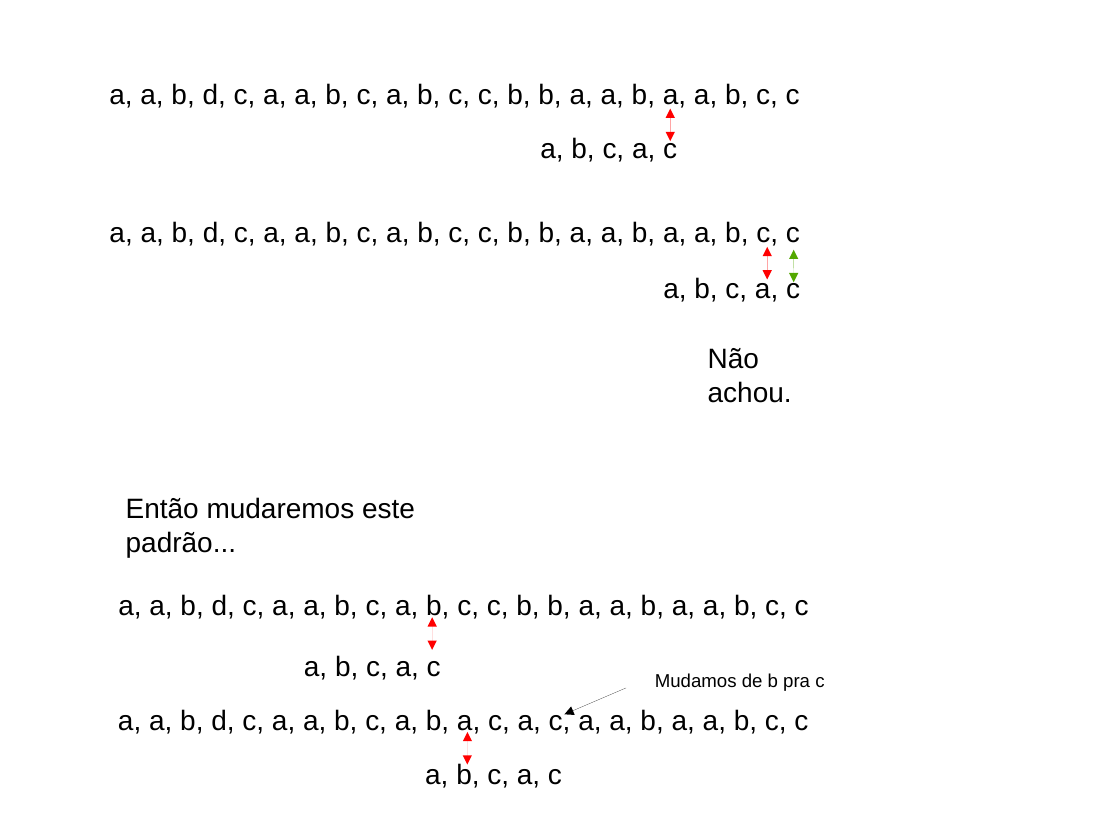
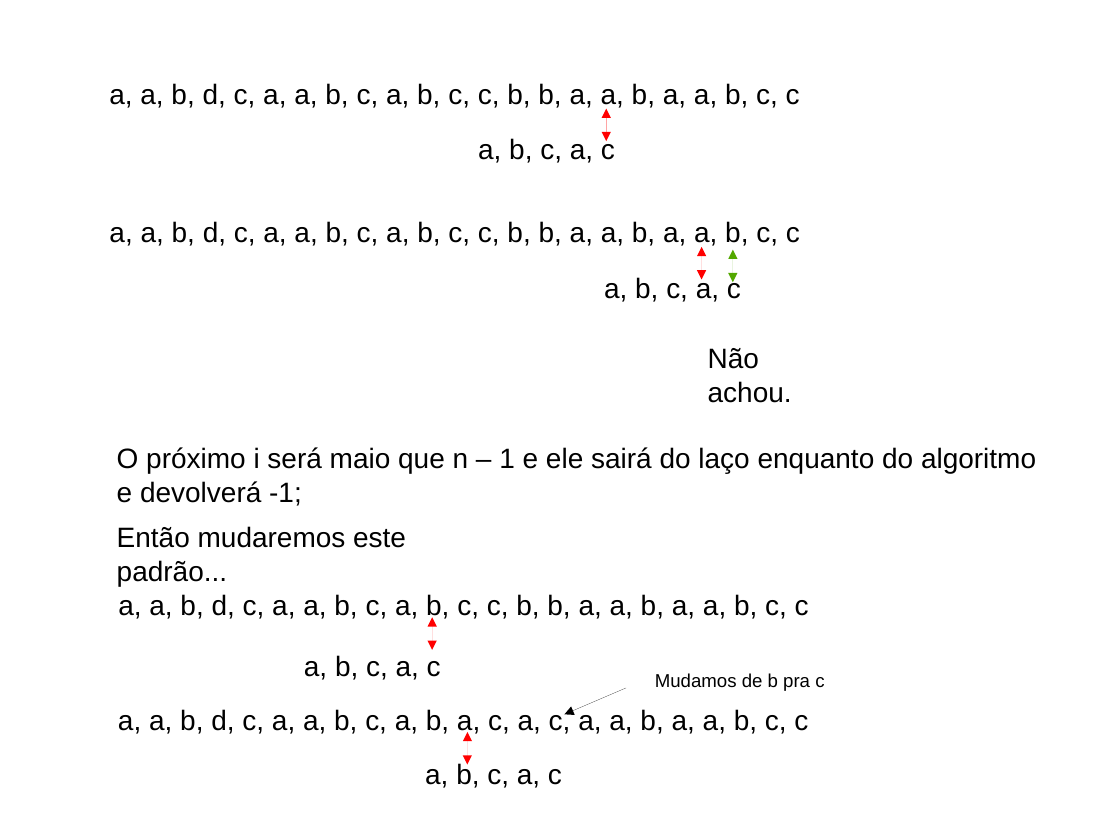
Before and after one commit to BartoAlheiros/Projeto-PAA, a slide deck: slide 22 of PAA 2a Oficina.pptx (slide 20 before the commit). Drawn at 1120x840 pixels with LibreOffice and Linux fonts; fonts in the diff are those of the drawing; background and template pictures are left out. Boxes give left, top, right and bottom in pixels: in the first picture for what was removed or moved away, otherwise in the second. Text is boxed around its words. In the diff, an @@ line names an element or a change of style, - is before the commit and + after.

```diff
--- a/PAA 2a Oficina.pptx
+++ b/PAA 2a Oficina.pptx
@@ double arrow moved from (670, 141) - (670, 109) to (606, 141) - (606, 109) @@
@@ double arrow moved from (767, 280) - (767, 246) to (701, 280) - (701, 246) @@
@@ 2 texts, 1 double arrow: place and size @@
-2 texts, 1 double arrow at bbox=[540, 136, 800, 302]
+2 texts, 1 double arrow at bbox=[478, 137, 741, 302]
@@ text added at bbox=[117, 447, 1036, 506], 18 pt, text #000000 @@
+O próximo i será maio que n – 1 e ele sairá do laço enquanto do algoritmo
+e devolverá -1;
@@ text "Então mudaremos este padrão...": place and size @@
-text "Então mudaremos este padrão..." at bbox=[126, 497, 415, 557]
+text "Então mudaremos este padrão..." at bbox=[117, 526, 406, 586]
```
Also in this commit, not shown: 11 other slides changed, 3 slides added, 1 slide removed, 4 other files.
